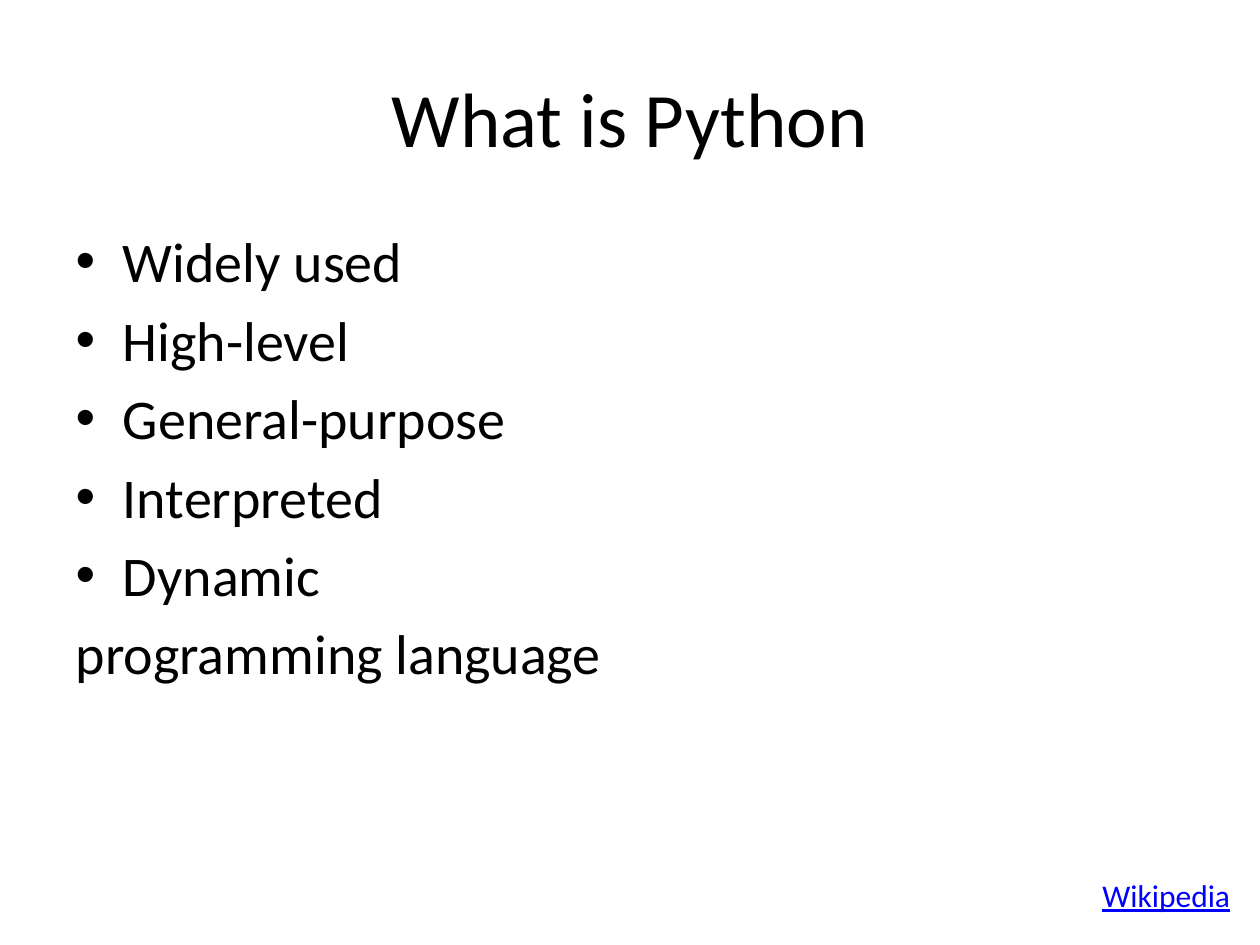
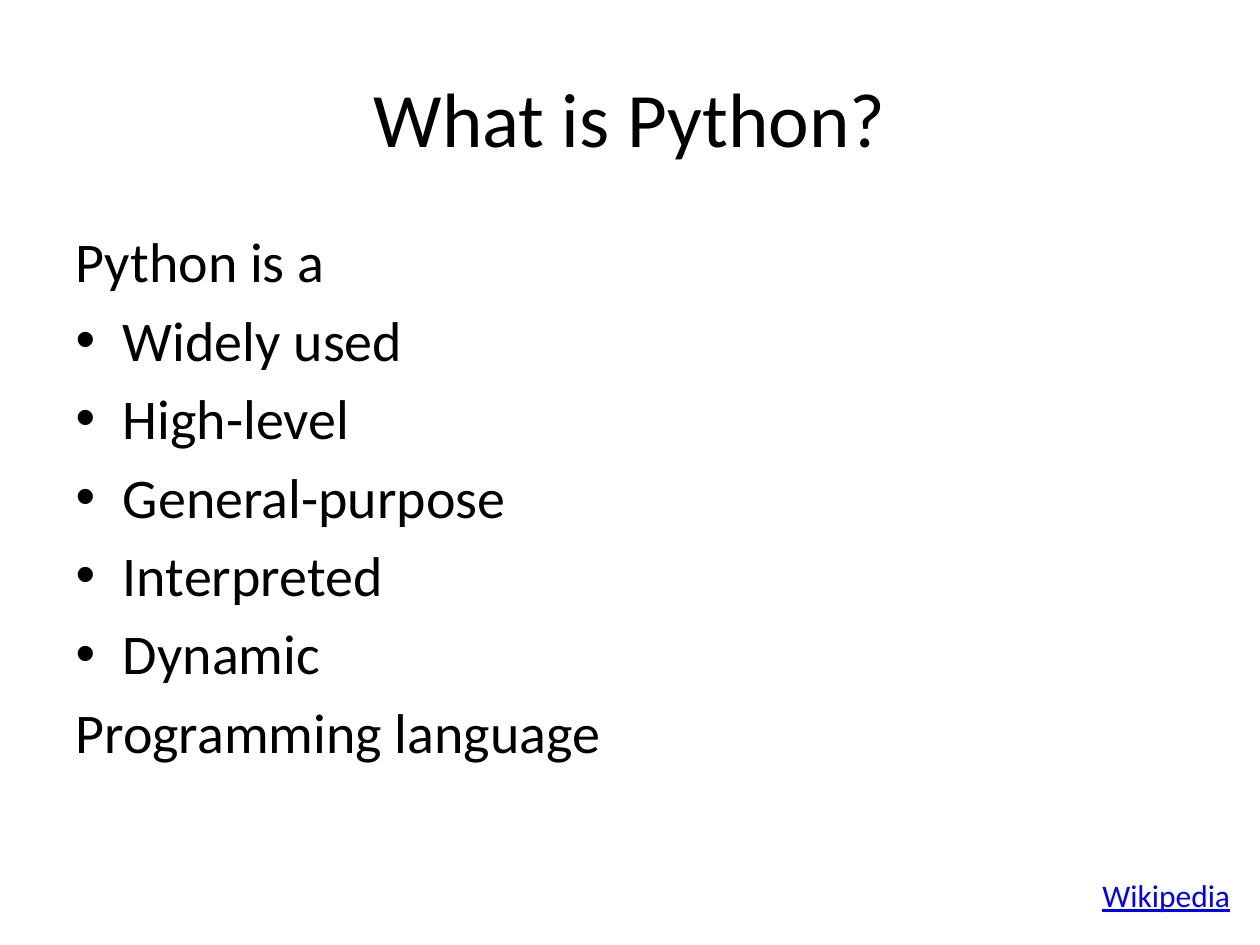
Before and after one commit to yoavram/Py4Eng, a slide deck: slide 2 of docs/Introduction to Python.pptx. Drawn at 1260x945 pixels with LibreOffice and Linux fonts; fonts in the diff are those of the drawing. Boxes give left, top, right and bottom in pixels: in the first picture for what was removed or moved away, otherwise in the second. Text is boxed around its words. In the diff, an @@ line names an element or a change of style, - is before the commit and + after.

```diff
--- a/docs/Introduction to Python.pptx
+++ b/docs/Introduction to Python.pptx
@@ title at (x1=374, y1=93, x2=885, y2=160): text changed @@
-What is Python
+What is Python?
@@ text at (x1=76, y1=243, x2=325, y2=291): paragraph added @@
+Python is a
@@ text at (x1=76, y1=714, x2=600, y2=763): text changed @@
-programming language
+Programming language
```
Also in this commit, not shown: 24 other slides changed.
